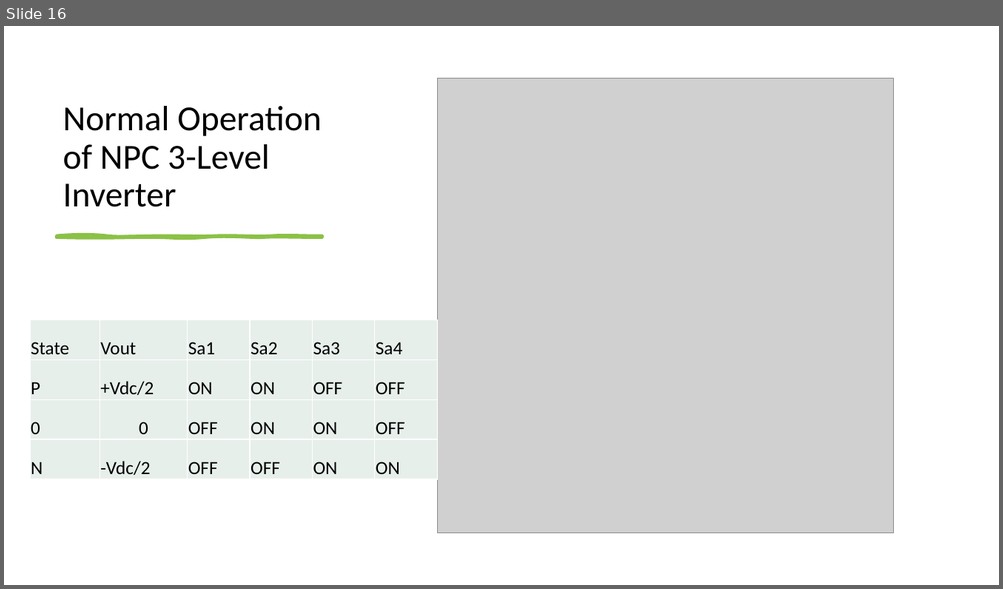
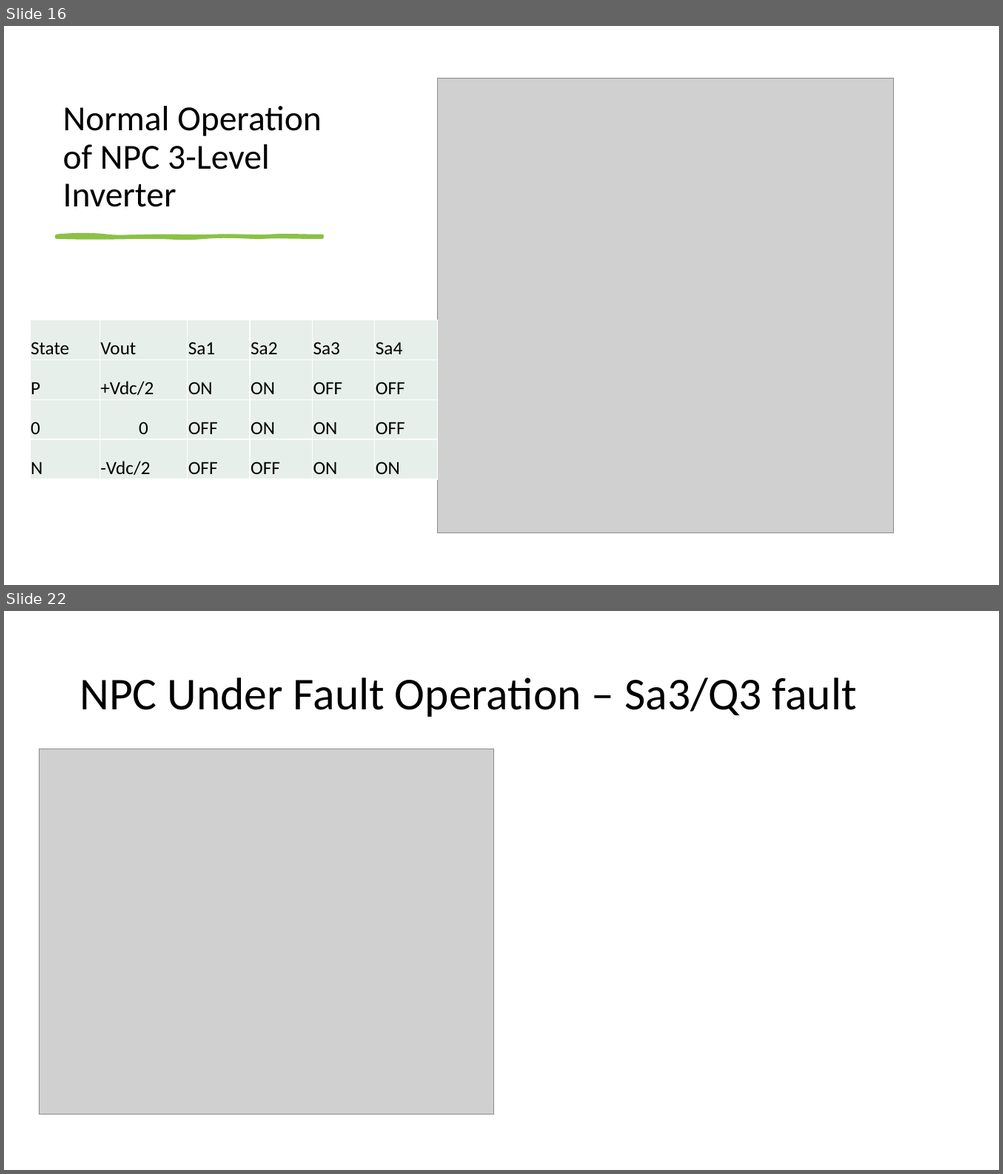
Before and after one commit to ahmetcan-akuz/Thesis, a slide deck: Reports/Fault_Tolerance.pptx. Shown one above the other, each under a label of ours: slide 16 before the commit, slides 16 and 22 after it; the slides between them are not shown. The pictures are 1003x589 and 1003x1174 pixels, drawn with LibreOffice and Linux fonts; fonts in the diff are those of the drawing; grey boxes stand for pictures. Boxes give left, top, right and bottom in pixels: in the first picture for what was removed or moved away, otherwise in the second. Text is boxed around its words. In the diff, an @@ line names an element or a change of style, - is before the commit and + after.

```diff
--- a/Reports/Fault_Tolerance.pptx
+++ b/Reports/Fault_Tolerance.pptx
@@ slide 22 added at <box>4,611,999,1170</box>, background #FFFFFF @@
@@ title added at <box>79,678,856,717</box>, 44 pt, text #000000 @@
+NPC Under Fault Operation – Sa3/Q3 fault
@@ picture added at <box>39,749,493,1116</box> @@
```
Also in this commit, not shown: 2 slides changed, 6 other slides added, 3 other files.
